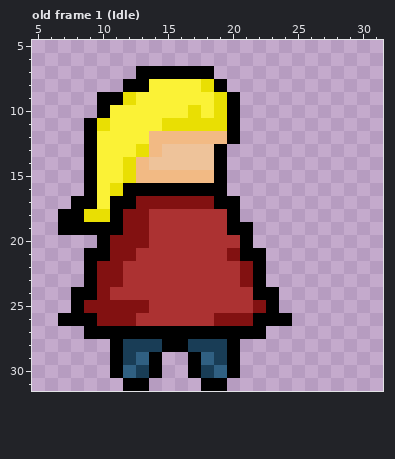
Two versions of one pixel-art file, Assets/Character/hsvaniaChar.aseprite. The first picture shows the starting point.
32x32 pixels, 8 frames. Shown: old frame 1 (Idle): x 5..31, y 5..31. The commit also changed other frames, which this record leaves out.
New version:
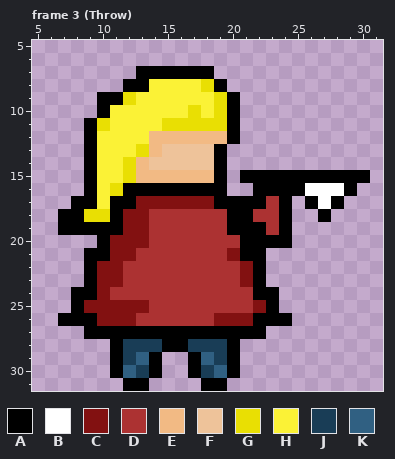
Palette (. is transparent): A #000000  B #ffffff  C #821111  D #ac3232  E #f2ba84  F #eec39a  G #e9df03  H #fbf236  J #193d56  K #306082
A new or re-ordered frame is compared with the old frame closest to it.
What changed:
frames 8 -> 12
Frame 3 (Throw) is new; against old frame 1 (Idle):
The edit adds colour A in row 15 at x 21 to 30; in row 16 at x 22 to 25 and 29; in row 17 at x 21 to 22, 24, 26 and 28; in row 18 at x 21, 24 and 27; in row 19 at x 22 and 24; in row 20 at x 22 to 24.
The edit adds colour B in row 16 at x 26 to 28; in row 17 at x 27.
The edit adds colour D in row 17 at x 23; in row 18 at x 22 to 23; in row 19 at x 23.
Pixel boxes of the changes (left, top, right, bottom) in both pictures:
added: (240, 170, 370, 248)
